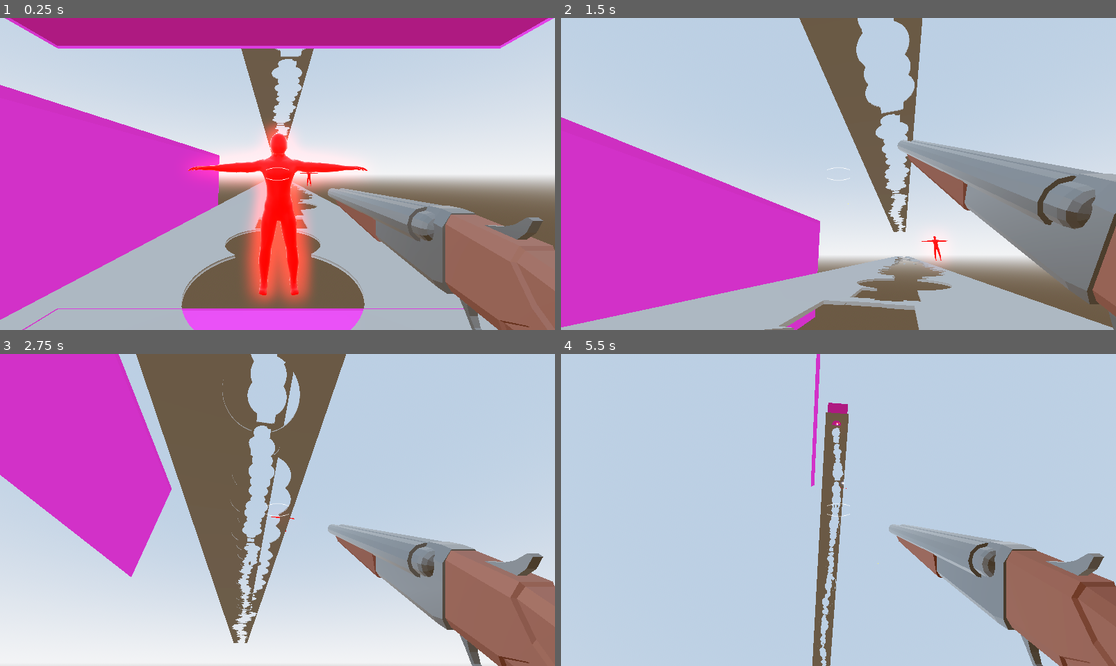
Above: before the commit, frames 1-4 (two rows, left to right).
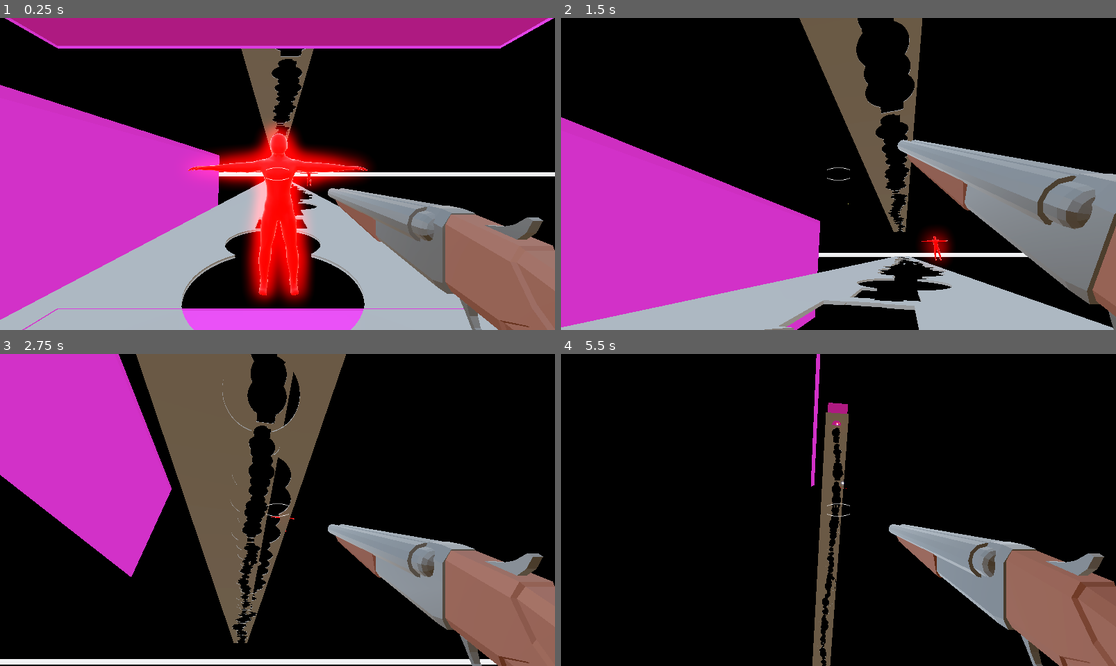
Above: after the commit, the same moments.

Repository: Games4Doritos/UWAGameJam2
Game: Godot game, scene res://Scenes/world.tscn
Two runs of this game, one before a commit and one after it. Both use one fixed random seed, a clock stepped at 60 frames per second and the inputs below. This scene is started directly instead of the project's main scene.
Inputs (mouse positions are in pixels of both pictures, inside the frame that each line leads up to):
- Up to frame 1 (0.25 s): no input
- Up to frame 2 (1.5 s): move the mouse to (866, 174) at 0.52 s; hold Shift (run) 0.53-1.28 s; hold W (forward) from 0.53 s (still down); click (866, 174) at 0.67 s; tap Space (jump) at 0.77 s; move the mouse to (810, 174) at 1.27 s; click (810, 174) at 1.35 s
- Up to frame 3 (2.75 s): keep holding W (forward); tap Space (jump) at 1.52 s; move the mouse to (288, 503) at 2.02 s; hold Shift (run) from 2.03 s (still down); click (288, 503) at 2.17 s
- Up to frame 4 (5.5 s): keep holding W (forward); move the mouse to (832, 516) at 2.77 s; release Shift (run) at 2.78 s; click (832, 516) at 2.85 s; tap Space (jump) at 3.02, 3.77, 4.52 s; move the mouse to (877, 513) at 3.52 s; hold Shift (run) 3.53-4.28 s; click (877, 513) at 3.67 s; move the mouse to (794, 506) at 4.27 s; click (794, 506) at 4.35 s; move the mouse to (844, 510) at 5.02 s; hold Shift (run) from 5.03 s (still down); click (844, 510) at 5.17 s

The runs differ from the first frame. In frame 1, 42% of the frame differs, in the area x 0-100%, y 0-94%; in frame 2, 55%; in frame 3, 59%; in frame 4, 88%, in the area x 0-100%, y 0-100%.

Commit message:
feat: Visual Updates
Added:
- Enemy goes dull when killed.
- Added Black bottom and top world boundaries.
- Added code to end the game if player hits the boundary

Diff:
--- a/Scenes/enemy.tscn
+++ b/Scenes/enemy.tscn
@@ -419,11 +419,11 @@
 shape = SubResource("CapsuleShape3D_287tu")
 
 [node name="Physical Bone mixamorig_Neck" type="PhysicalBone3D" parent="RootNode/Skeleton3D/PhysicalBoneSimulator3D" index="4"]
-transform = Transform3D(-1, 9.3311095e-17, 1.459049e-16, -1.2246469e-16, 0.2147305, -0.97667336, -1.2246469e-16, -0.97667336, -0.2147305, 0.010082372, 2.2031326, -0.0061203036)
+transform = Transform3D(-1, 9.3311095e-17, 1.459049e-16, -1.2246469e-16, 0.2147305, -0.97667336, -1.2246469e-16, -0.97667336, -0.2147305, 0.010082372, 2.2031326, -0.006158772)
 collision_layer = 2
 joint_type = 5
-joint_offset = Transform3D(1, 0, 0, 0, 1, 0, 0, 0, 1, 6.4870966e-25, -0.00033327006, 0.04356899)
-body_offset = Transform3D(-1, 0, 1.4889251e-23, 0, 0.2147305, -0.97667336, 0, -0.97667336, -0.2147305, 0, 0.042624235, 0.009030095)
+joint_offset = Transform3D(1, 0, 0, 0, 1, 0, 0, 0, 1, 6.4858665e-25, -0.00037084054, 0.043560732)
+body_offset = Transform3D(-1, 0, 1.4889251e-23, 0, 0.2147305, -0.97667336, 0, -0.97667336, -0.2147305, 0, 0.042624235, 0.008991627)
 bone_name = "mixamorig_Neck"
 joint_constraints/x/linear_limit_enabled = true
 joint_constraints/x/linear_limit_upper = 0.0
@@ -494,11 +494,11 @@
 shape = SubResource("CapsuleShape3D_0830c")
 
 [node name="Physical Bone mixamorig_LeftShoulder" type="PhysicalBone3D" parent="RootNode/Skeleton3D/PhysicalBoneSimulator3D" index="5"]
-transform = Transform3D(-0.009872558, -0.32283223, -0.9464047, -0.022064637, -0.94615006, 0.32297552, -0.9997078, 0.02407067, 0.0022177454, 0.19027574, 2.1003497, -0.015574783)
+transform = Transform3D(-0.009872558, -0.32283223, -0.9464047, -0.022064637, -0.94615006, 0.32297555, -0.9997078, 0.02407067, 0.0022177442, 0.19027574, 2.1003497, -0.015574783)
 collision_layer = 2
 joint_type = 5
-joint_offset = Transform3D(1, 0, 0, 0, 1, 0, 0, 0, 1, -8.682284e-06, 5.7935107e-05, 0.0934119)
-body_offset = Transform3D(1, -5.7742e-08, -5.448237e-08, 5.122274e-09, -3.659079e-08, -0.9999999, 1.8626451e-08, 0.99999994, 6.5883796e-09, 8.687377e-06, 0.09341189, -5.7935715e-05)
+joint_offset = Transform3D(1, 0, 0, 0, 1, 0, 0, 0, 1, -8.682219e-06, 5.7932313e-05, 0.0934119)
+body_offset = Transform3D(1, -5.7742e-08, -5.5180863e-08, 5.122274e-09, -3.659079e-08, -0.9999998, 1.8626451e-08, 0.99999994, 3.6416168e-08, 8.687377e-06, 0.09341189, -5.7935715e-05)
 bone_name = "mixamorig_LeftShoulder"
 joint_constraints/x/linear_limit_enabled = true
 joint_constraints/x/linear_limit_upper = 0.0
@@ -603,11 +603,11 @@
 shape = SubResource("CapsuleShape3D_auwsv")
 
 [node name="Physical Bone mixamorig_LeftHand" type="PhysicalBone3D" parent="RootNode/Skeleton3D/PhysicalBoneSimulator3D" index="8"]
-transform = Transform3D(0.015440291, 0.6578712, -0.7529721, 0.99652517, 0.05151962, 0.0654472, 0.081848666, -0.7513662, -0.6547898, 1.1709743, 2.0091324, 0.02139545)
+transform = Transform3D(0.015440291, 0.6578712, -0.75297225, 0.99652517, 0.051519625, 0.0654472, 0.081848666, -0.75136626, -0.65478975, 1.1709743, 2.0091324, 0.02139545)
 collision_layer = 2
 joint_type = 5
-joint_offset = Transform3D(1, 0, 0, 0, 1, 0, 0, 0, 1, -8.304464e-05, -1.2222226e-05, 0.044564955)
-body_offset = Transform3D(-0.0829988, 0.7129148, 0.6963217, -4.656613e-10, 0.69873255, -0.7153831, -0.9965496, -0.059376024, -0.057993878, -0.031029727, 0.031889558, 0.002501011)
+joint_offset = Transform3D(1, 0, 0, 0, 1, 0, 0, 0, 1, -8.304464e-05, -1.2227829e-05, 0.04456496)
+body_offset = Transform3D(-0.0829988, 0.71291476, 0.6963218, -4.656613e-10, 0.6987325, -0.715383, -0.9965496, -0.05937602, -0.05799388, -0.031029727, 0.031889558, 0.002501011)
 bone_name = "mixamorig_LeftHand"
 joint_constraints/x/linear_limit_enabled = true
 joint_constraints/x/linear_limit_upper = 0.0
@@ -695,11 +695,11 @@
 shape = SubResource("CapsuleShape3D_5xdhn")
 
 [node name="Physical Bone mixamorig_RightArm" type="PhysicalBone3D" parent="RootNode/Skeleton3D/PhysicalBoneSimulator3D" index="10"]
-transform = Transform3D(-0.04632924, 0.12453999, 0.99113244, 0.0080812145, -0.9921186, 0.12504166, 0.9988935, 0.013802639, 0.04495767, -0.44527283, 2.0465627, -0.023001265)
+transform = Transform3D(-0.04632924, 0.12453999, 0.99113244, 0.008081215, -0.9921186, 0.12504166, 0.99889356, 0.013802639, 0.044957668, -0.44527283, 2.0465627, -0.023001265)
 collision_layer = 2
 joint_type = 2
-joint_offset = Transform3D(1, 0, 0, 0, 1, 0, 0, 0, 1, -1.4728544e-08, 8.697534e-08, 0.18845062)
-body_offset = Transform3D(1, 1.2479722e-07, 6.3329935e-08, 2.9802322e-08, -5.266047e-07, -1, -8.940697e-08, 1, -4.6152854e-07, 2.7939677e-09, 0.18845062, 0)
+joint_offset = Transform3D(1, 0, 0, 0, 1, 0, 0, 0, 1, -1.543058e-08, 8.696438e-08, 0.18845062)
+body_offset = Transform3D(0.99999994, 1.2479722e-07, 6.7055225e-08, 2.9802322e-08, -5.266047e-07, -1, -9.033829e-08, 1, -4.6147034e-07, 2.7939677e-09, 0.18845062, 0)
 bone_name = "mixamorig_RightArm"
 joint_constraints/swing_span = 45.0
 joint_constraints/twist_span = 0.0
@@ -712,11 +712,11 @@
 shape = SubResource("CapsuleShape3D_4jyny")
 
 [node name="Physical Bone mixamorig_RightForeArm" type="PhysicalBone3D" parent="RootNode/Skeleton3D/PhysicalBoneSimulator3D" index="11"]
-transform = Transform3D(0.0515013, 0.023725156, 0.9983911, 0.020355785, -0.99953496, 0.022702303, 0.9984655, 0.019153835, -0.051960293, -0.87462956, 2.0174336, -0.018846262)
+transform = Transform3D(0.051501296, 0.023725158, 0.9983911, 0.020355785, -0.999535, 0.022702303, 0.9984654, 0.019153837, -0.051960293, -0.87462956, 2.0174336, -0.018846262)
 collision_layer = 2
 joint_type = 2
-joint_offset = Transform3D(1, 0, 0, 0, 1, 0, 0, 0, 1, -1.5981253e-06, -4.898176e-05, 0.24296936)
-body_offset = Transform3D(0.99999994, -2.2351742e-08, 1.1958182e-06, 1.1585653e-06, 3.7590507e-07, -0.9999999, 5.9604645e-08, 1.0000001, 4.360918e-07, 1.3075769e-06, 0.24296933, 4.887581e-05)
+joint_offset = Transform3D(1, 0, 0, 0, 1, 0, 0, 0, 1, -1.5981252e-06, -4.8981765e-05, 0.24296936)
+body_offset = Transform3D(1, -2.2351742e-08, 1.1958182e-06, 1.1585653e-06, 3.7578866e-07, -0.9999999, 5.9604645e-08, 1, 4.360918e-07, 1.3075769e-06, 0.24296933, 4.887581e-05)
 bone_name = "mixamorig_RightForeArm"
 joint_constraints/swing_span = 45.0
 joint_constraints/twist_span = 0.0
@@ -746,11 +746,11 @@
 shape = SubResource("CapsuleShape3D_ve8xs")
 
 [node name="Physical Bone mixamorig_LeftLeg" type="PhysicalBone3D" parent="RootNode/Skeleton3D/PhysicalBoneSimulator3D" index="13"]
-transform = Transform3D(-0.99771625, 7.7153054e-05, -0.06754491, -0.06754473, 0.0013993804, 0.9977153, 0.00017149778, 0.9999991, -0.0013909731, 0.24247994, 0.40929666, -0.0024420056)
+transform = Transform3D(-0.99771625, 7.7153054e-05, -0.06754491, -0.06754473, 0.0013993804, 0.9977153, 0.00017149778, 0.9999991, -0.0013909731, 0.24247994, 0.40929666, -0.0024323885)
 collision_layer = 2
 joint_type = 2
-joint_offset = Transform3D(1, 0, 0, 0, 1, 0, 0, 0, 1, 0.0033571185, -9.613032e-05, 0.3162143)
-body_offset = Transform3D(1, -6.9562375e-06, -8.696245e-07, -8.86412e-07, 4.48199e-07, -1.0000001, 6.956223e-06, 1.0000001, 4.483154e-07, -0.0033568442, 0.31621432, 9.5965224e-05)
+joint_offset = Transform3D(1, 0, 0, 0, 1, 0, 0, 0, 1, 0.0033571185, -0.00010574739, 0.3162143)
+body_offset = Transform3D(1, -6.9562375e-06, -8.696245e-07, -8.86412e-07, 4.48199e-07, -1.0000001, 6.956223e-06, 1.0000001, 4.483154e-07, -0.0033568442, 0.31621432, 0.000105582294)
 bone_name = "mixamorig_LeftLeg"
 joint_constraints/swing_span = 45.0
 joint_constraints/twist_span = 0.0
@@ -763,11 +763,11 @@
 shape = SubResource("CapsuleShape3D_q0iv8")
 
 [node name="Physical Bone mixamorig_LeftFoot" type="PhysicalBone3D" parent="RootNode/Skeleton3D/PhysicalBoneSimulator3D" index="14"]
-transform = Transform3D(-0.9959886, -0.08889768, 0.010194984, -0.0675108, 0.8213353, 0.56643677, -0.058728416, 0.56347626, -0.8240421, 0.25918874, 0.047796432, 0.07257331)
+transform = Transform3D(-0.9959886, -0.08889768, 0.010194988, -0.0675108, 0.8213353, 0.56643677, -0.058728416, 0.56347626, -0.82404214, 0.25918874, 0.047796432, 0.07257331)
 collision_layer = 2
 joint_type = 5
-joint_offset = Transform3D(1, 0, 0, 0, 1, 0, 0, 0, 1, -1.1931056e-06, 6.964439e-07, 0.09062516)
-body_offset = Transform3D(1.0000001, 1.4901161e-08, 1.1175871e-08, 3.7252903e-09, -6.824732e-06, -1.0000001, -3.7252903e-09, 1.0000002, -6.6161156e-06, 1.1920929e-06, 0.09062517, -9.685755e-08)
+joint_offset = Transform3D(1, 0, 0, 0, 1, 0, 0, 0, 1, -1.1931056e-06, 6.937432e-07, 0.09062517)
+body_offset = Transform3D(1.0000001, 1.4901161e-08, 1.1175871e-08, 3.7252903e-09, -6.824732e-06, -1, -3.7252903e-09, 1.0000002, -6.5863132e-06, 1.1920929e-06, 0.09062517, -9.685755e-08)
 bone_name = "mixamorig_LeftFoot"
 joint_constraints/x/linear_limit_enabled = true
 joint_constraints/x/linear_limit_upper = 0.0
@@ -838,11 +838,11 @@
 shape = SubResource("CapsuleShape3D_c1gwg")
 
 [node name="Physical Bone mixamorig_RightUpLeg" type="PhysicalBone3D" parent="RootNode/Skeleton3D/PhysicalBoneSimulator3D" index="15"]
-transform = Transform3D(-0.9965967, -3.1005363e-06, 0.08243269, 0.08243263, -0.0012337533, 0.9965959, 9.861162e-05, 0.9999992, 0.00122981, -0.1724508, 1.0286975, -0.0035341387)
+transform = Transform3D(-0.99659663, -3.262261e-06, 0.082432695, 0.08243263, -0.0012337533, 0.9965959, 9.845044e-05, 0.9999992, 0.0012298233, -0.1724508, 1.0286975, -0.0035341387)
 collision_layer = 2
 joint_type = 2
-joint_offset = Transform3D(1, 0, 0, 0, 1, 0, 0, 0, 1, 6.869666e-08, -8.093038e-08, 0.3051749)
-body_offset = Transform3D(0.99999976, 3.0891897e-06, -2.2510498e-07, -2.1810496e-07, 2.6496127e-07, -0.99999976, -3.0891679e-06, 1, 2.651941e-07, 0, 0.30517483, 0)
+joint_offset = Transform3D(1, 0, 0, 0, 1, 0, 0, 0, 1, 6.642254e-08, -8.5015984e-08, 0.3051749)
+body_offset = Transform3D(0.9999998, 3.2503667e-06, -2.1765304e-07, -2.1790677e-07, 2.7834903e-07, -0.99999976, -3.250345e-06, 1, 2.7858187e-07, 0, 0.30517483, 0)
 bone_name = "mixamorig_RightUpLeg"
 joint_constraints/swing_span = 45.0
 joint_constraints/twist_span = 0.0
@@ -855,11 +855,11 @@
 shape = SubResource("CapsuleShape3D_3mxp7")
 
 [node name="Physical Bone mixamorig_RightLeg" type="PhysicalBone3D" parent="RootNode/Skeleton3D/PhysicalBoneSimulator3D" index="16"]
-transform = Transform3D(-0.9977162, 0.00028662934, 0.06754544, 0.06754599, 0.0030072613, 0.9977117, 8.284669e-05, 0.99999547, -0.003019754, -0.21877807, 0.4118463, -0.002963882)
+transform = Transform3D(-0.9977161, 0.00028662934, 0.06754543, 0.06754598, 0.0030072613, 0.9977117, 8.284667e-05, 0.99999547, -0.003019754, -0.21877807, 0.4118463, -0.002963882)
 collision_layer = 2
 joint_type = 2
-joint_offset = Transform3D(1, 0, 0, 0, 1, 0, 0, 0, 1, -4.0223085e-08, 1.0060443e-06, 0.31343243)
-body_offset = Transform3D(0.9999999, 4.883914e-07, 1.2832939e-07, 1.3815176e-07, -3.2109674e-06, -0.9999999, -4.883914e-07, 1, -3.2123644e-06, 0, 0.3134324, 8.1490725e-10)
+joint_offset = Transform3D(1, 0, 0, 0, 1, 0, 0, 0, 1, -3.7887833e-08, 1.0060443e-06, 0.31343243)
+body_offset = Transform3D(0.99999994, 4.883914e-07, 1.2087881e-07, 1.3070124e-07, -3.2109674e-06, -0.9999999, -4.883768e-07, 1, -3.2123644e-06, 0, 0.3134324, 8.1490725e-10)
 bone_name = "mixamorig_RightLeg"
 joint_constraints/swing_span = 45.0
 joint_constraints/twist_span = 0.0
--- a/Scenes/world.tscn
+++ b/Scenes/world.tscn
@@ -1,10 +1,11 @@
-[gd_scene load_steps=11 format=3 uid="uid://iwfgkvarjm0n"]
+[gd_scene load_steps=12 format=3 uid="uid://iwfgkvarjm0n"]
 
 [ext_resource type="Script" uid="uid://dj1wthwtr1vnm" path="res://Scripts/world.gd" id="1_a02cp"]
 [ext_resource type="PackedScene" uid="uid://cl8phx268dihq" path="res://Scenes/player.tscn" id="3_5a7ea"]
 [ext_resource type="PackedScene" uid="uid://drljc12idjfwg" path="res://Scenes/pauseMenu.tscn" id="3_8j60k"]
 [ext_resource type="PackedScene" uid="uid://cyxhqcptr46vf" path="res://Scenes/platform.tscn" id="4_8j60k"]
 [ext_resource type="PackedScene" uid="uid://08c42j810hqm" path="res://Scenes/enemy.tscn" id="5_fo5ed"]
+[ext_resource type="PackedScene" uid="uid://bku0fcxthrbtm" path="res://Scenes/world_boundary.tscn" id="6_5ukr8"]
 
 [sub_resource type="ProceduralSkyMaterial" id="ProceduralSkyMaterial_a02cp"]
 
@@ -75,4 +76,10 @@
 [node name="top" parent="." instance=ExtResource("4_8j60k")]
 transform = Transform3D(1, 0, 0, 0, 1, 0, 0, 0, 1, 0, 20, -100)
 
+[node name="WorldBoundary" parent="." instance=ExtResource("6_5ukr8")]
+transform = Transform3D(1, 0, 0, 0, 1, 0, 0, 0, 1, 0, -39.52157, 0)
+
+[node name="WorldBoundary2" parent="." instance=ExtResource("6_5ukr8")]
+transform = Transform3D(1, 0, 0, 0, -1, 8.742278e-08, 0, -8.742278e-08, -1, 0, 40.42602, 0)
+
 [connection signal="timeout" from="gravityTimer" to="." method="_on_gravity_timer_timeout"]
--- /dev/null
+++ b/Scenes/world_boundary.tscn
@@ -0,0 +1,25 @@
+[gd_scene load_steps=5 format=3 uid="uid://bku0fcxthrbtm"]
+
+[ext_resource type="Script" uid="uid://dq8ui8qq50bt8" path="res://area_3d.gd" id="1_rywkc"]
+
+[sub_resource type="WorldBoundaryShape3D" id="WorldBoundaryShape3D_xrcav"]
+
+[sub_resource type="StandardMaterial3D" id="StandardMaterial3D_rywkc"]
+shading_mode = 0
+vertex_color_use_as_albedo = true
+albedo_color = Color(0, 0, 0, 1)
+
+[sub_resource type="PlaneMesh" id="PlaneMesh_rywkc"]
+material = SubResource("StandardMaterial3D_rywkc")
+size = Vector2(100000, 100000)
+
+[node name="WorldBoundary" type="Area3D"]
+script = ExtResource("1_rywkc")
+
+[node name="CollisionShape3D" type="CollisionShape3D" parent="."]
+shape = SubResource("WorldBoundaryShape3D_xrcav")
+
+[node name="MeshInstance3D" type="MeshInstance3D" parent="."]
+mesh = SubResource("PlaneMesh_rywkc")
+
+[connection signal="body_entered" from="." to="." method="_on_body_entered"]
--- a/Scripts/enemy.gd
+++ b/Scripts/enemy.gd
@@ -16,6 +16,9 @@
 
 func _on_area_3d_area_entered(area: Area3D) -> void:
 	if area.is_in_group("bullet") and !is_ragdoll:
+		var newMaterial = $RootNode/Skeleton3D/Cube_001.get_surface_override_material(0).duplicate()
+		newMaterial.emission = Color(0,0,0,1)
+		$RootNode/Skeleton3D/Cube_001.set_surface_override_material(0, newMaterial)
 		is_ragdoll = true
 		$RootNode/Skeleton3D/PhysicalBoneSimulator3D.physical_bones_start_simulation()
 		$"RootNode/Skeleton3D/PhysicalBoneSimulator3D/Physical Bone mixamorig_Spine".linear_velocity = (position - area.position).normalized() * 100
--- /dev/null
+++ b/area_3d.gd
@@ -0,0 +1,16 @@
+extends Area3D
+
+
+# Called when the node enters the scene tree for the first time.
+func _ready() -> void:
+	pass # Replace with function body.
+
+
+# Called every frame. 'delta' is the elapsed time since the previous frame.
+func _process(delta: float) -> void:
+	pass
+
+
+func _on_body_entered(body: Node3D) -> void:
+	if body.is_in_group("player"):
+		get_tree().current_scene.gameOver()
Not shown: 2 places in Scenes/enemy.tscn that only renumber resources
Not shown, added: area_3d.gd.uid
